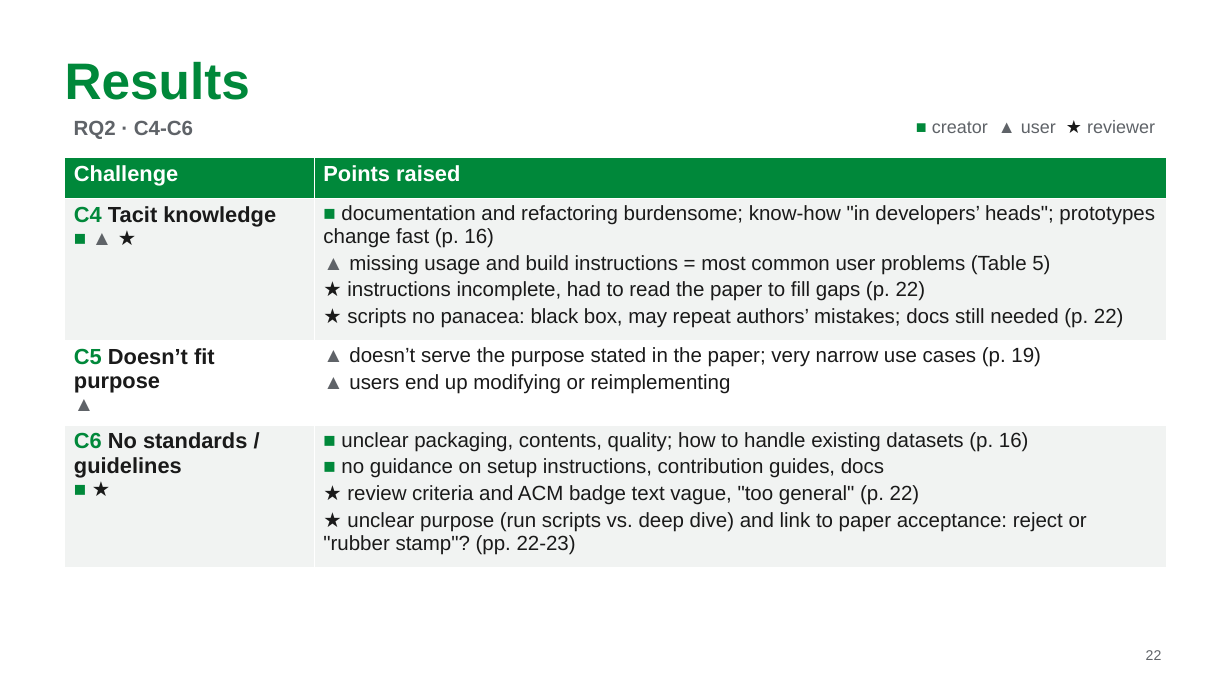
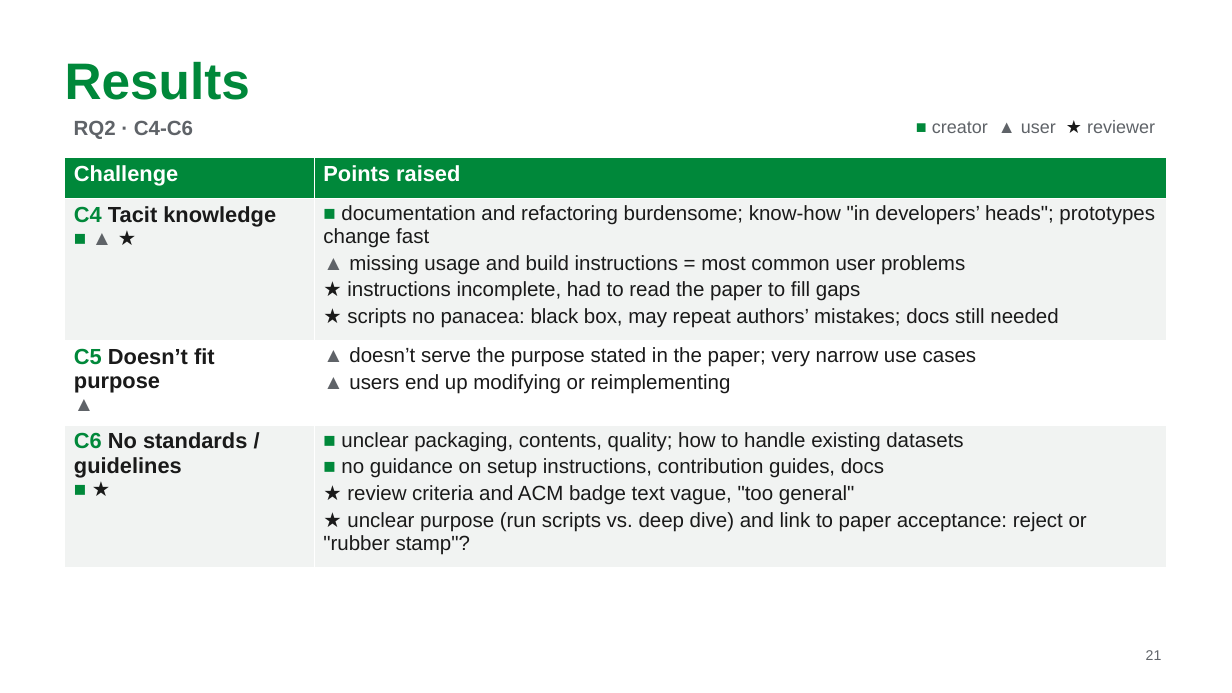
Before and after one commit to MarkAndreDuesing/Reprod_Docs_And_Notes, a slide deck: slide 21 of Vorl_2/slides/lecture2-team-paper2.pptx (slide 22 before the commit). Drawn at 1232x693 pixels with LibreOffice and Linux fonts; fonts in the diff are those of the drawing. Boxes give left, top, right and bottom in pixels: in the first picture for what was removed or moved away, otherwise in the second. Text is boxed around its words. In the diff, an @@ line names an element or a change of style, - is before the commit and + after.

```diff
--- a/Vorl_2/slides/lecture2-team-paper2.pptx
+++ b/Vorl_2/slides/lecture2-team-paper2.pptx
@@ table at [65,157,1167,559] @@
@@ row 2, column 2: "■ documentation and refactoring burdensome; know-how "in developers’ heads"; prototypes change fast (p. 16) / ▲ missing usage and build instructions = most common user problems (Table 5) / ★ instructions incomplete, had to read the paper to fill gaps (p. 22) / ★ scripts no panacea: black box, may repeat authors’ mistakes; docs still needed (p. 22)" to "■ documentation and refactoring burdensome; know-how "in developers’ heads"; prototypes change fast / ▲ missing usage and build instructions = most common user problems / ★ instructions incomplete, had to read the paper to fill gaps / ★ scripts no panacea: black box, may repeat authors’ mistakes; docs still needed" @@
-row 3, column 2: ▲ doesn’t serve the purpose stated in the paper; very narrow use cases (p. 19) / ▲ users end up modifying or reimplementing
+row 3, column 2: ▲ doesn’t serve the purpose stated in the paper; very narrow use cases / ▲ users end up modifying or reimplementing
@@ row 4, column 2: "■ unclear packaging, contents, quality; how to handle existing datasets (p. 16) / ■ no guidance on setup instructions, contribution guides, docs / ★ review criteria and ACM badge text vague, "too general" (p. 22) / ★ unclear purpose (run scripts vs. deep dive) and link to paper acceptance: reject or "rubber stamp"? (pp. 22-23)" to "■ unclear packaging, contents, quality; how to handle existing datasets / ■ no guidance on setup instructions, contribution guides, docs / ★ review criteria and ACM badge text vague, "too general" / ★ unclear purpose (run scripts vs. deep dive) and link to paper acceptance: reject or "rubber stamp"?" @@
@@ page number at [1146,650,1162,660]: text changed @@
-22
+21
```
Also in this commit, not shown: 11 other slides changed, 1 slide added, 1 slide removed, 1 other file.
